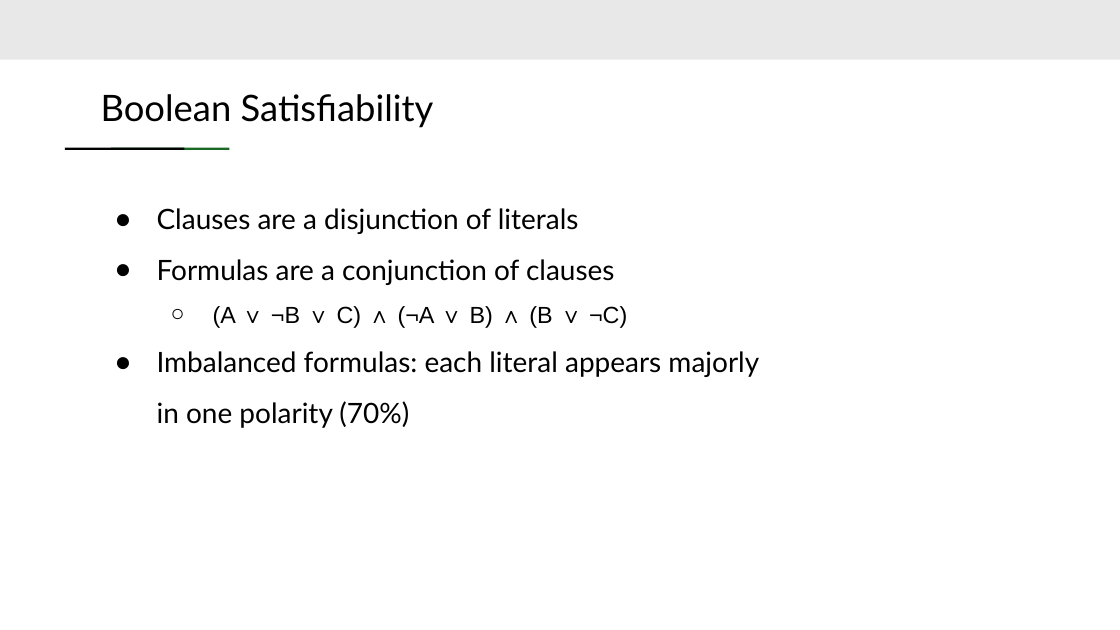
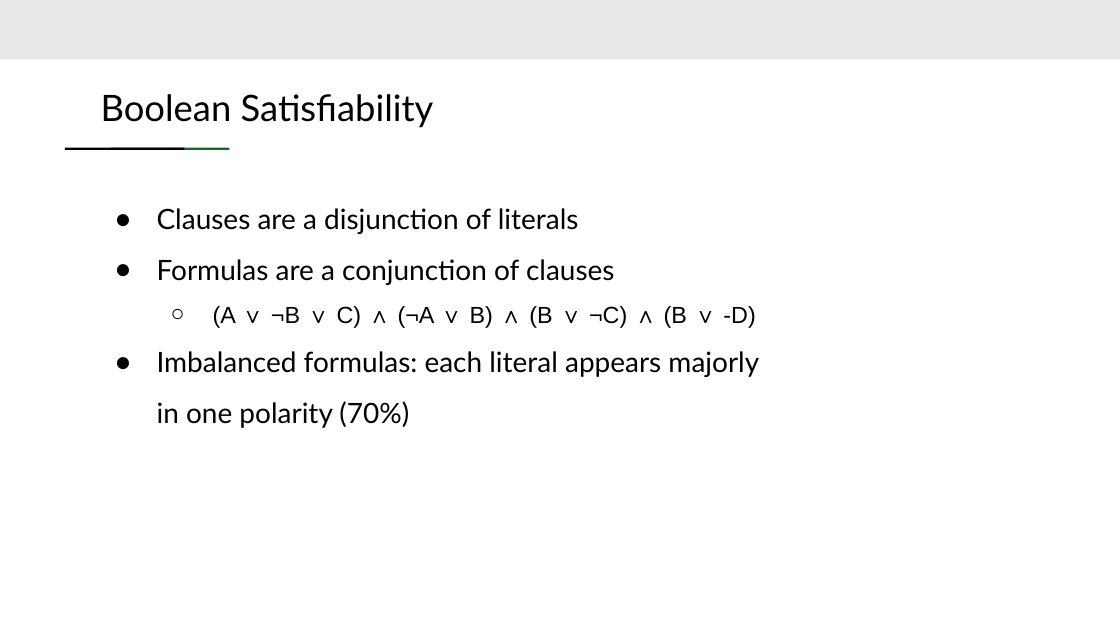
Before and after one commit to Lkaasan/SAT_Solver, a slide deck: slide 2 of Final Presentation.pptx. Drawn at 1120x630 pixels with LibreOffice and Linux fonts; fonts in the diff are those of the drawing. Boxes give left, top, right and bottom in pixels: in the first picture for what was removed or moved away, otherwise in the second. Text is boxed around its words. In the diff, an @@ line names an element or a change of style, - is before the commit and + after.

```diff
--- a/Final Presentation.pptx
+++ b/Final Presentation.pptx
@@ text at [213,306,755,328]: text changed @@
-  ○ (A ∨ ¬B ∨ C) ∧ (¬A ∨ B) ∧ (B ∨ ¬C)
+  ○ (A ∨ ¬B ∨ C) ∧ (¬A ∨ B) ∧ (B ∨ ¬C) ∧ (B ∨ -D)
```
Also in this commit, not shown: 3 other slides changed.
